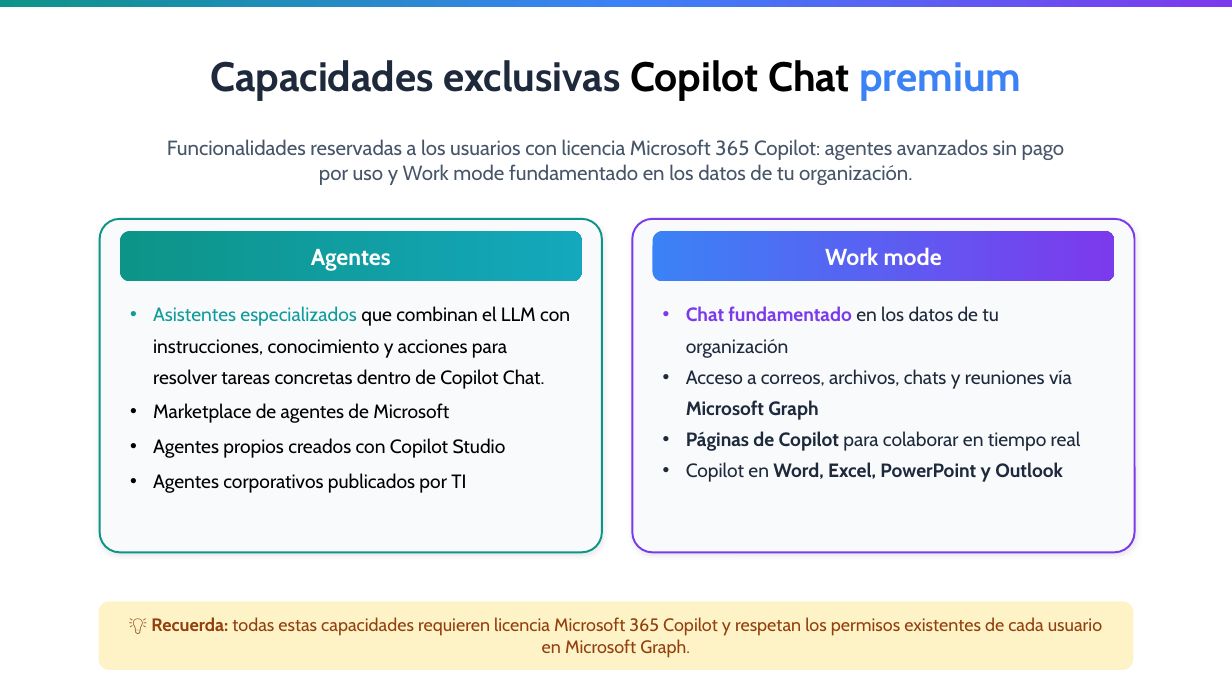
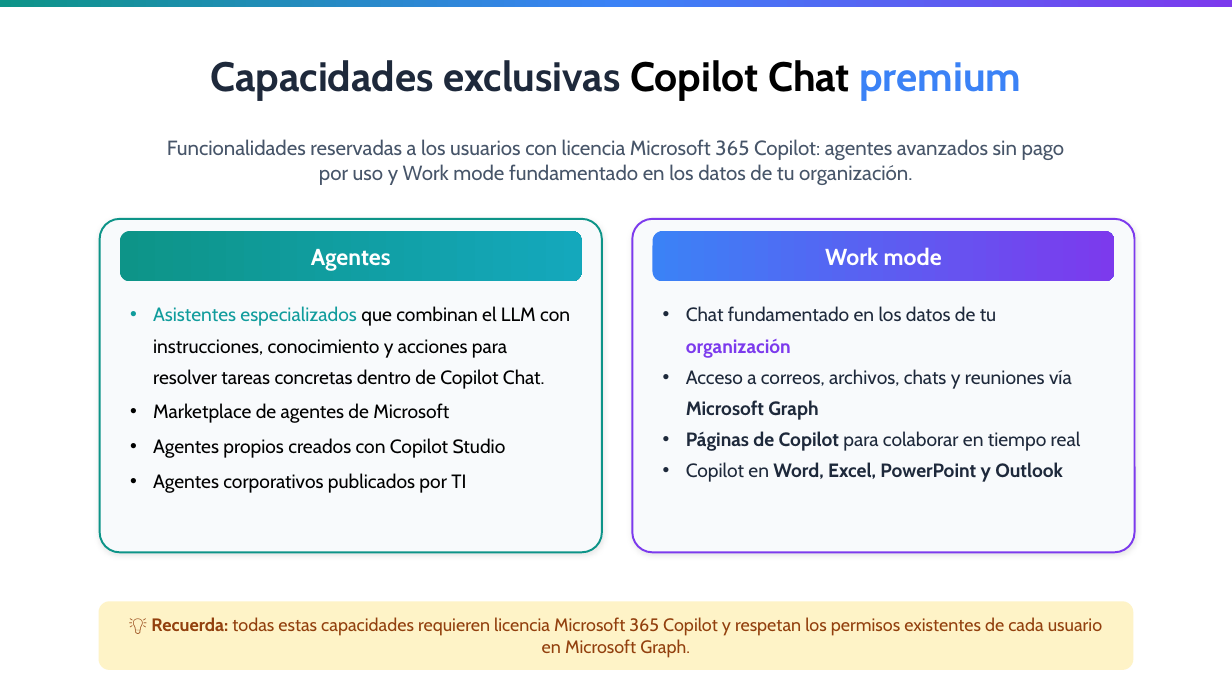
Before and after one commit to quizeth/Labs, a slide deck: slide 19 of IA y Copilot para business professionals/IA Generativa y Microsoft Copilot para profesionales.pptx (slide 18 before the commit). Drawn at 1232x693 pixels with LibreOffice and Linux fonts; fonts in the diff are those of the drawing. Boxes give left, top, right and bottom in pixels: in the first picture for what was removed or moved away, otherwise in the second. Text is boxed around its words. In the diff, an @@ line names an element or a change of style, - is before the commit and + after.

```diff
--- a/IA y Copilot para business professionals/IA Generativa y Microsoft Copilot para profesionales.pptx
+++ b/IA y Copilot para business professionals/IA Generativa y Microsoft Copilot para profesionales.pptx
@@ text at (686,306,997,358): text colour #7C3AED to #1E293B, bold off in "Chat fundamentado"; text colour #1E293B to #7C3AED, bold on in "organización" @@
```
Also in this commit, not shown: 8 other slides changed, 9 slides added, 2 slides removed.
